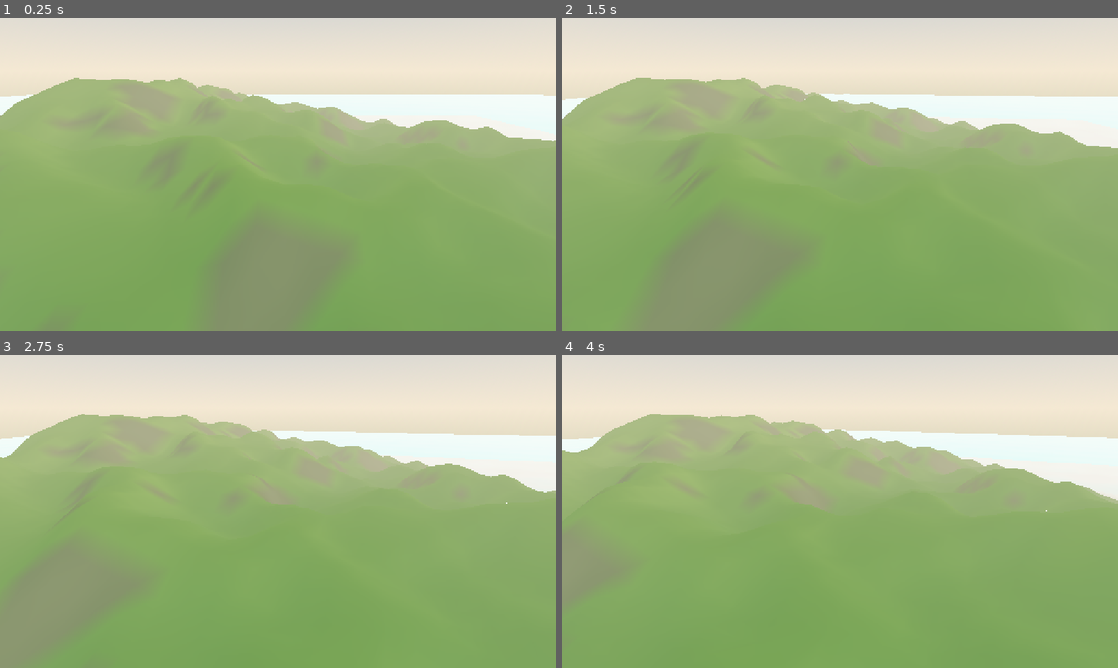
Above: before the commit, frames 1-4 (two rows, left to right).
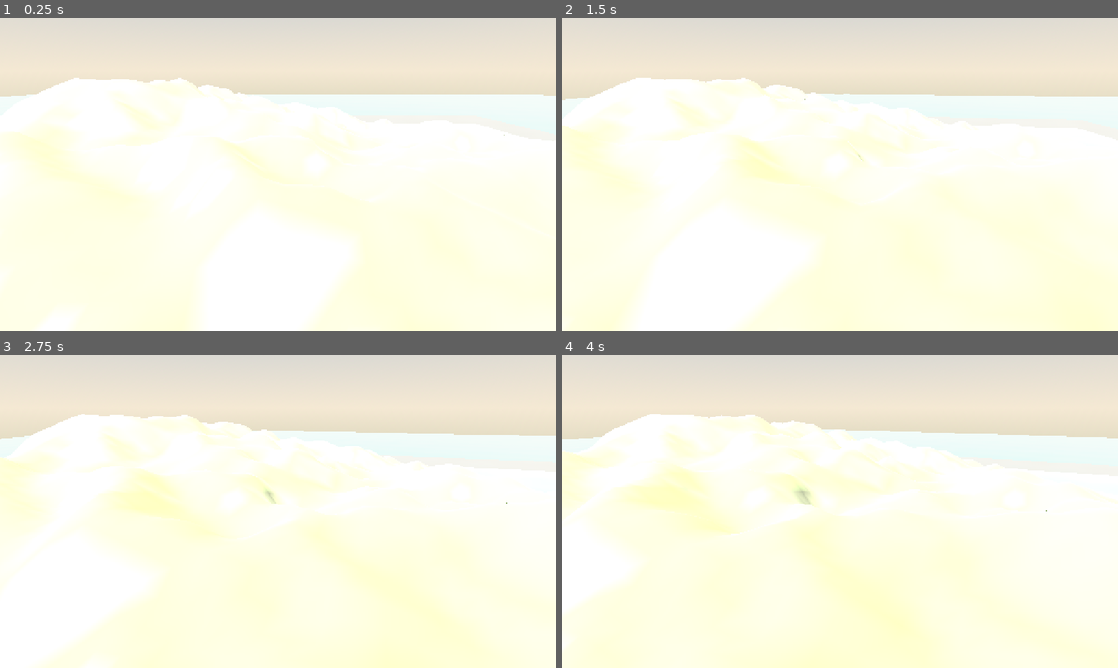
Above: after the commit, the same moments.

Repository: eraslan19j/game
Game: Godot game, scene res://scenes/world/world.tscn
The game is run twice, just before and just after one commit, with the same random seed, the same clock (stepped at 60 frames per second) and the same inputs.
Inputs:
- Up to frame 1 (0.25 s): no input
- Up to frame 2 (1.5 s): no input
- Up to frame 3 (2.75 s): no input
- Up to frame 4 (4 s): no input

The runs differ from the first frame. In frame 1, 72% of the frame differs, in the area x 0-100%, y 19-100%; in frame 2, 72%; in frame 3, 72%; in frame 4, 72%.

Commit message:
Fix: arazi ucgen sirasini duzelt (trimesh tek tarafli, yon onemli)
Co-authored-by: arena-agent <297053741+arena-agent@users.noreply.github.com>

Diff:
--- a/scripts/world/terrain.gd
+++ b/scripts/world/terrain.gd
@@ -138,13 +138,15 @@
 			var i1: int = i0 + 1
 			var i2: int = i0 + n
 			var i3: int = i2 + 1
+			# Saat yonunun tersi (yukari bakan yuz): ConcavePolygonShape3D
+			# tek tarafli oldugu icin yon onemli — yanlissa isin/carpisma gecmez.
 			indices[k] = i0
-			indices[k + 1] = i2
-			indices[k + 2] = i1
+			indices[k + 1] = i1
+			indices[k + 2] = i2
 			k += 3
 			indices[k] = i1
-			indices[k + 1] = i2
-			indices[k + 2] = i3
+			indices[k + 1] = i3
+			indices[k + 2] = i2
 			k += 3
 
 	var arrays := []
